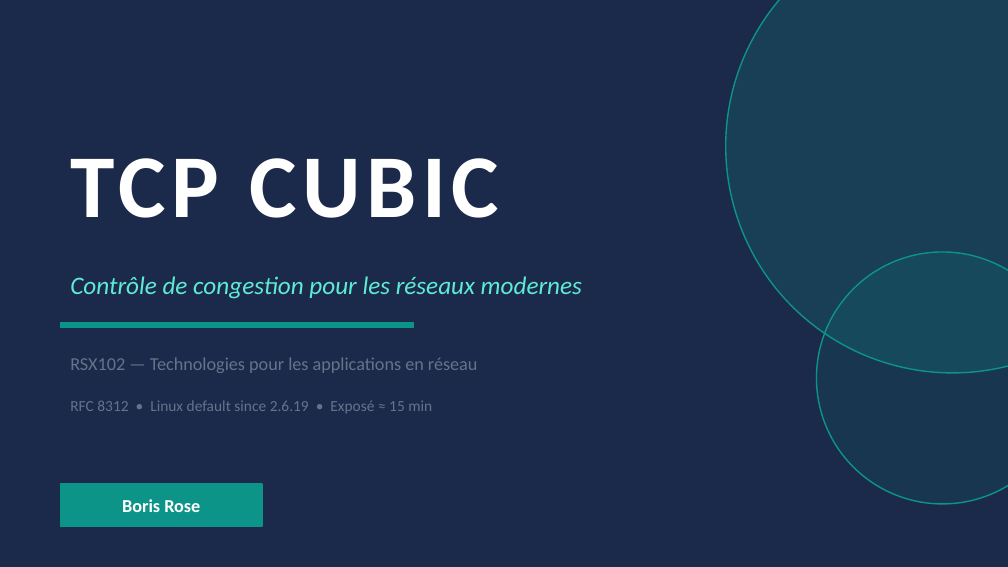
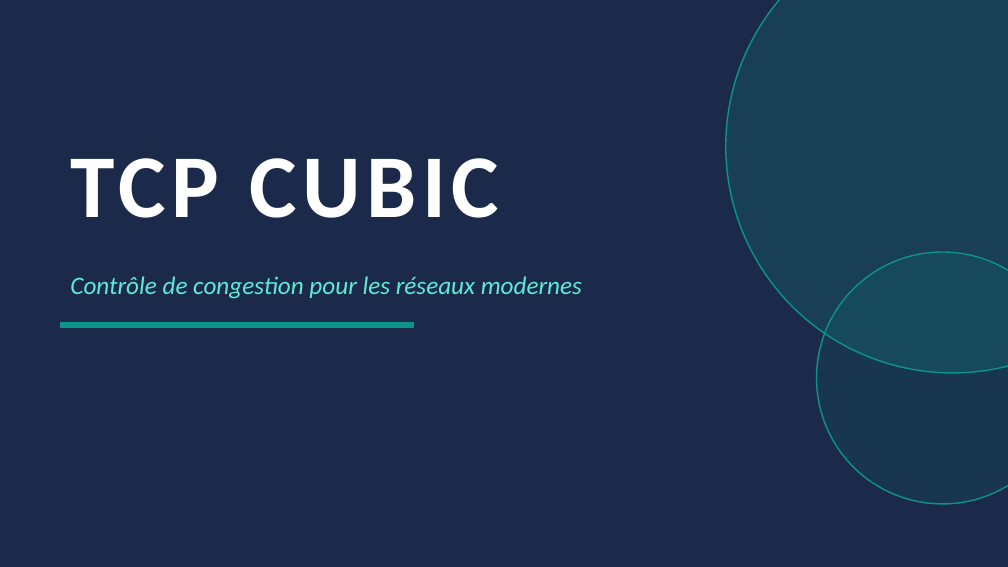
Before and after one commit to borisrosedev/iia_expo, a slide deck: slide 1 of TCP_CUBIC_Expose.pptx. Drawn at 1008x567 pixels with LibreOffice and Linux fonts; fonts in the diff are those of the drawing. Boxes give left, top, right and bottom in pixels: in the first picture for what was removed or moved away, otherwise in the second. Text is boxed around its words. In the diff, an @@ line names an element or a change of style, - is before the commit and + after.

```diff
--- a/TCP_CUBIC_Expose.pptx
+++ b/TCP_CUBIC_Expose.pptx
@@ text removed at bbox=[70, 357, 478, 373] @@
-RSX102 — Technologies pour les applications en réseau
@@ text removed at bbox=[70, 400, 432, 413] @@
-RFC 8312 • Linux default since 2.6.19 • Exposé ≈ 15 min
@@ rectangle removed at bbox=[60, 484, 262, 526] @@
@@ text removed at bbox=[122, 499, 200, 512] @@
-Boris Rose
```
Also in this commit, not shown: 10 other slides changed.
